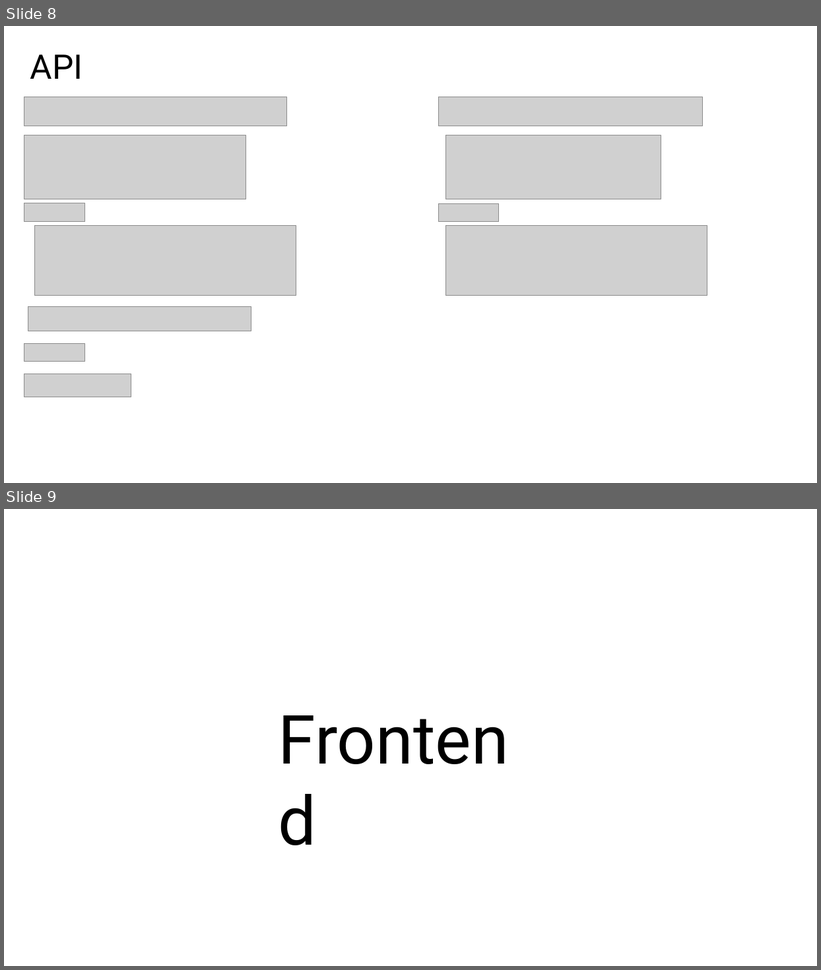
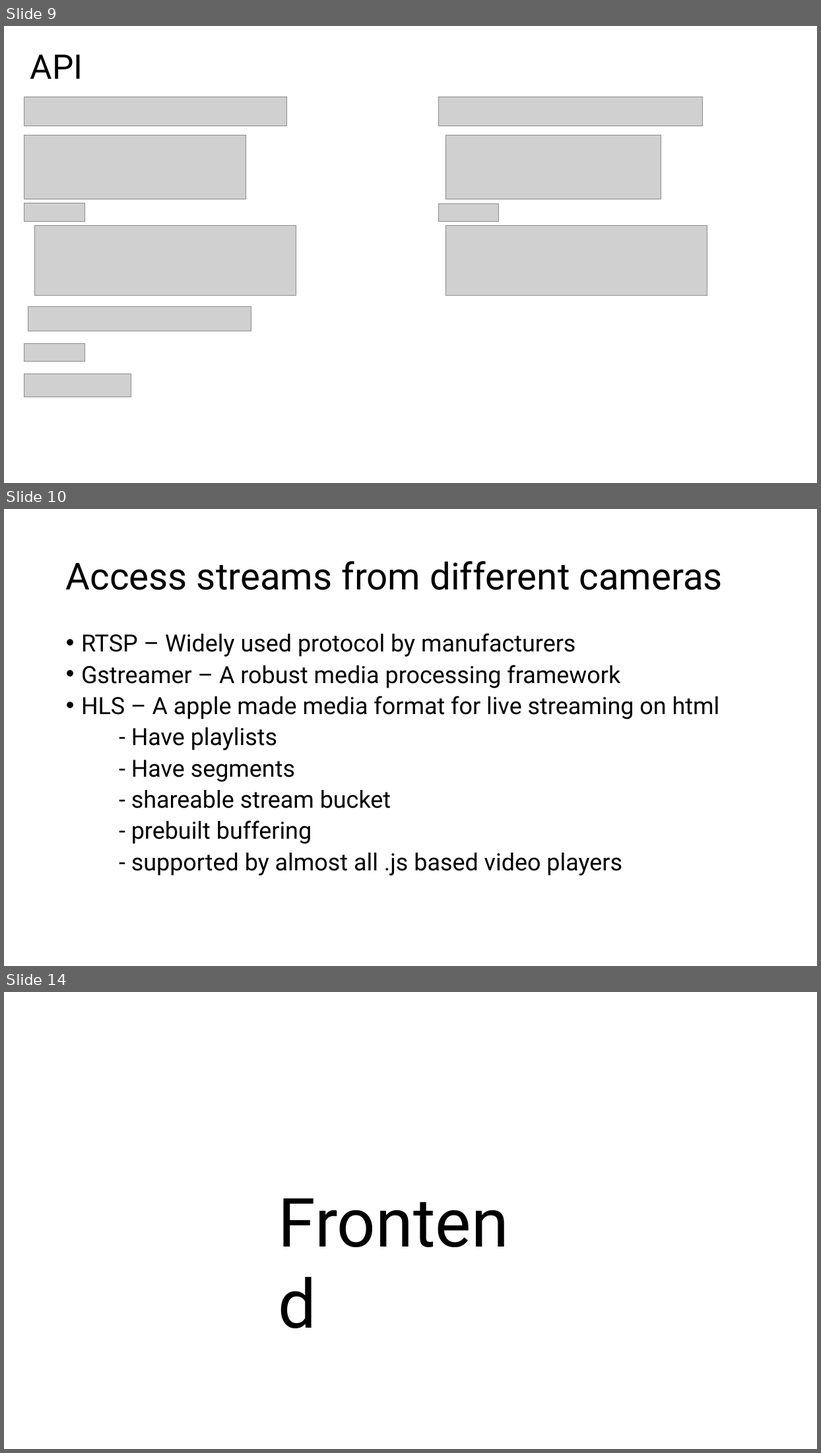
Before and after one commit to Nova200019/Media-management-platform, a slide deck: assests/Media-Management-Platform.pptx. Shown one above the other, each under a label of ours: slides 8 and 9 before the commit, slides 9, 10 and 14 after it; the slides between them are not shown. The pictures are 821x970 and 821x1453 pixels, drawn with LibreOffice and Linux fonts; fonts in the diff are those of the drawing; grey boxes stand for pictures. Boxes give left, top, right and bottom in pixels: in the first picture for what was removed or moved away, otherwise in the second. Text is boxed around its words. In the diff, an @@ line names an element or a change of style, - is before the commit and + after.

Commit message:
presentation updates

```diff
--- a/assests/Media-Management-Platform.pptx
+++ b/assests/Media-Management-Platform.pptx
@@ slide 10 added at bbox=[4, 509, 817, 966], background #FFFFFF @@
@@ title added at bbox=[66, 561, 722, 590], 44 pt, text #000000 @@
+Access streams from different cameras
@@ text added at bbox=[81, 633, 720, 876], 28 pt, text #000000 @@
+• RTSP – Widely used protocol by manufacturers
+• Gstreamer – A robust media processing framework
+• HLS – A apple made media format for live streaming on html
+- Have playlists
+- Have segments
+- shareable stream bucket
+- prebuilt buffering
+- supported by almost all .js based video players
@@ what was slide 8 is now slide 9 @@
@@ what was slide 9 is now slide 14 @@
```
Also in this commit, not shown: 1 slide changed, 10 other slides added, 1 slide removed, 1 other file.
